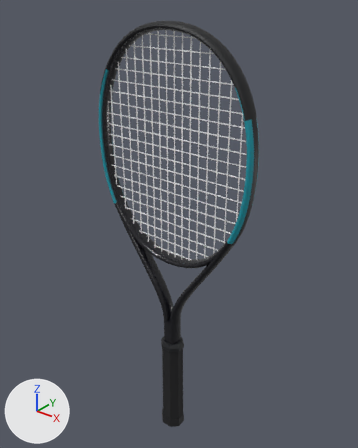
One commit to the glTF model assets/realistic/head-gravity-team-2025.glb: the scene before it, then after it.
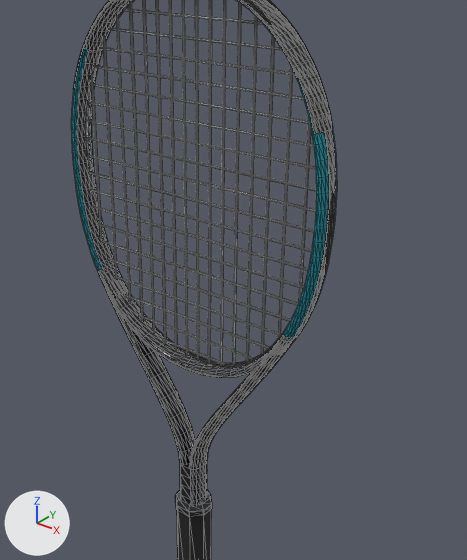
There are two pictures of each version: one whole from a camera (50 mm lens) standing at (0.429, -0.518, 0.728) and looking at (-0.006, 0.025, 0.391), one close up on the part from 15% to 94% of the width and 9% to 85% of the height. The lights are fixed; the arrows at lower left show +X, +Y and +Z. The last two pictures show the newer version. The close-ups show mesh edges as thin lines. Where no turn or scale is listed for an object, it has been applied to the vertices. Vertices at exactly the same position are counted once.

The first close-up shows 'bumper', 'collar', 'frame', 'grip', 'grommets', 'strings_crosses', 'strings_mains'.
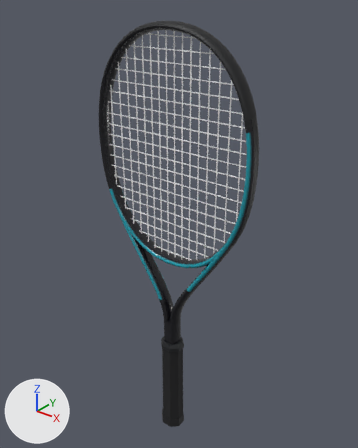
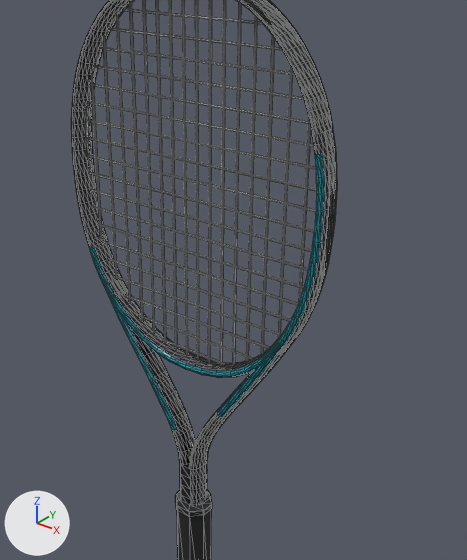
Location of each change, [x1, y1, x2, y2] in pixels of the close-ups (467 x 560 px; the box of a moved part takes in the faces that stretch with it):
part 1 of me_frame, added: after [149, 370, 235, 448]
part 2 of me_frame, moved or reshaped: before [95, 257, 118, 276]; after [87, 235, 110, 253]
part 3 of me_frame, moved or reshaped: before [83, 39, 107, 52]; after [72, 97, 92, 112]
part 4 of me_frame, moved or reshaped: before [292, 66, 299, 81]; after [313, 138, 336, 161]
part 5 of me_frame, moved or reshaped: before [281, 327, 297, 342]; after [292, 307, 308, 322]
part 6 of me_frame, recoloured: [71, 50, 337, 419] in both

The change in detail:
me_frame is used by ob_frame; location (0.0, 0.0, 0.432).
me_frame had 1688 vertices, 3316 faces and spanned x -0.137..0.137, y -0.012..0.012, z -0.254..0.254.
me_frame now has 1752 vertices, 3444 faces and spans x -0.137..0.137, y -0.012..0.012, z -0.254..0.254.
me_frame part 1: 64 vertices added at x -0.045..0.045, y -0.012..0.012, z -0.169..-0.123.
me_frame part 2: 16 vertices removed from x -0.113..-0.103, y -0.012..0.012, z -0.023..-0.018; 16 vertices added at x -0.123..-0.113, y -0.012..0.012, z -0.001..0.003.
me_frame part 3: 16 vertices removed from x -0.114..-0.104, y -0.012..0.012, z 0.184..0.19; 16 vertices added at x -0.133..-0.122, y -0.012..0.012, z 0.134..0.136.
me_frame part 4: 16 vertices removed from x 0.104..0.114, y -0.012..0.012, z 0.184..0.19; 16 vertices added at x 0.122..0.133, y -0.012..0.012, z 0.134..0.136.
me_frame part 5: 16 vertices removed from x 0.103..0.113, y -0.012..0.012, z -0.023..-0.018; 16 vertices added at x 0.113..0.123, y -0.012..0.012, z -0.001..0.003.
me_frame part 6: 976 kept faces spanning x -0.137..0.137, y -0.012..0.012, z -0.158..0.188 get new vertex colours.
